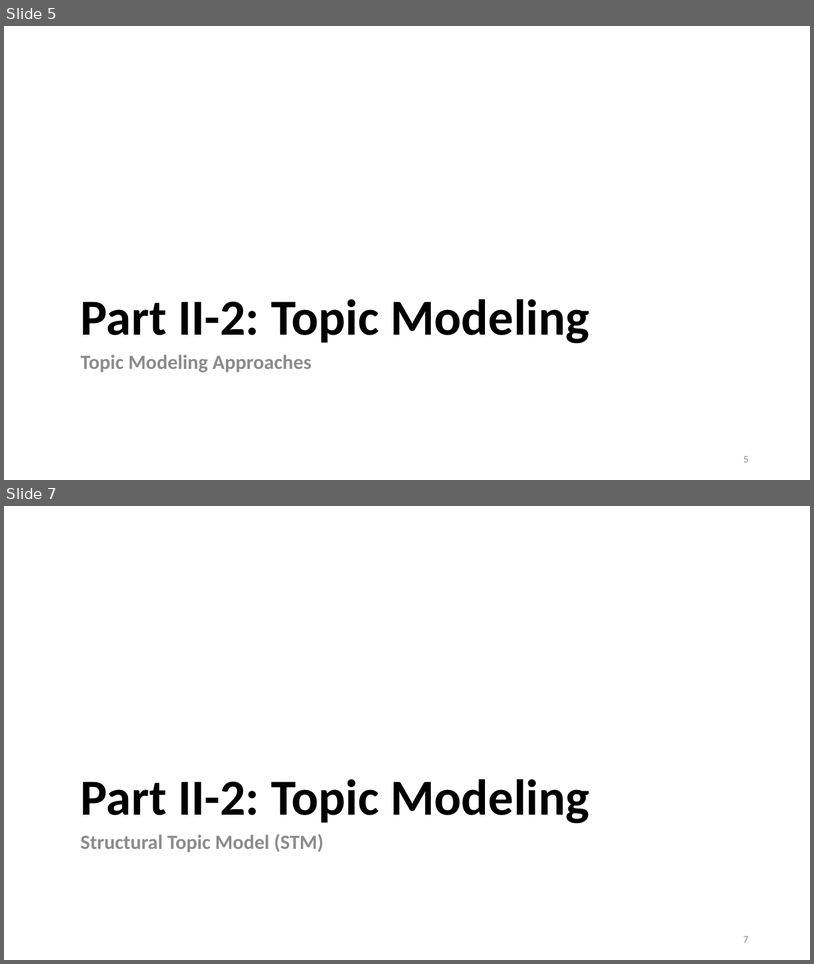
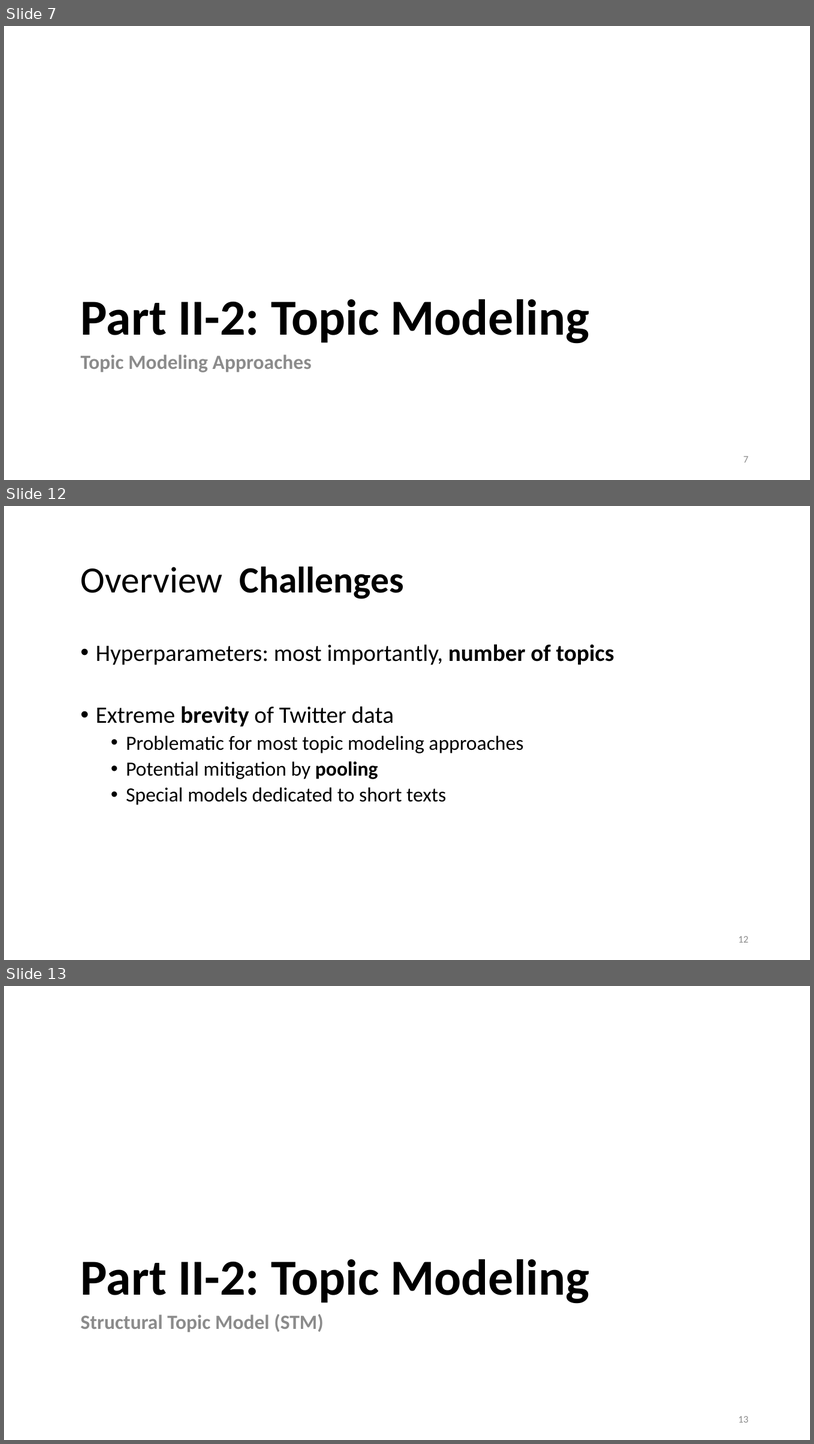
Before and after one commit to lisa-wm/consulting, a slide deck: 5_seminar/Contents_Part_02/slides/slides_II_2.pptx. Shown one above the other, each under a label of ours: slides 5 and 7 before the commit, slides 7, 12 and 13 after it; the slides between them are not shown. The pictures are 814x964 and 814x1444 pixels, drawn with LibreOffice and Linux fonts; fonts in the diff are those of the drawing. Boxes give left, top, right and bottom in pixels: in the first picture for what was removed or moved away, otherwise in the second. Text is boxed around its words. In the diff, an @@ line names an element or a change of style, - is before the commit and + after.

```diff
--- a/5_seminar/Contents_Part_02/slides/slides_II_2.pptx
+++ b/5_seminar/Contents_Part_02/slides/slides_II_2.pptx
@@ slide 12 added at (4, 506, 810, 960), background #FFFFFF @@
@@ title added at (81, 566, 404, 599), 44 pt, text #000000, bold @@
+Overview Challenges
@@ text added at (96, 644, 615, 805), 24 pt, text #000000 @@
+• Hyperparameters: most importantly, number of topics
+• Extreme brevity of Twitter data
+  • Problematic for most topic modeling approaches
+  • Potential mitigation by pooling
+  • Special models dedicated to short texts
@@ page number added at (738, 936, 749, 942), 12 pt, text #8C8C8C @@
+12
@@ what was slide 5 is now slide 7 @@
@@ page number at (744, 456, 749, 462): text changed @@
-5
+7
@@ what was slide 7 is now slide 13 @@
@@ page number at (738, 1416, 749, 1422): text changed @@
-7
+13
```
Also in this commit, not shown: 3 slides changed, 6 other slides added, 1 slide removed, 5 other files.
